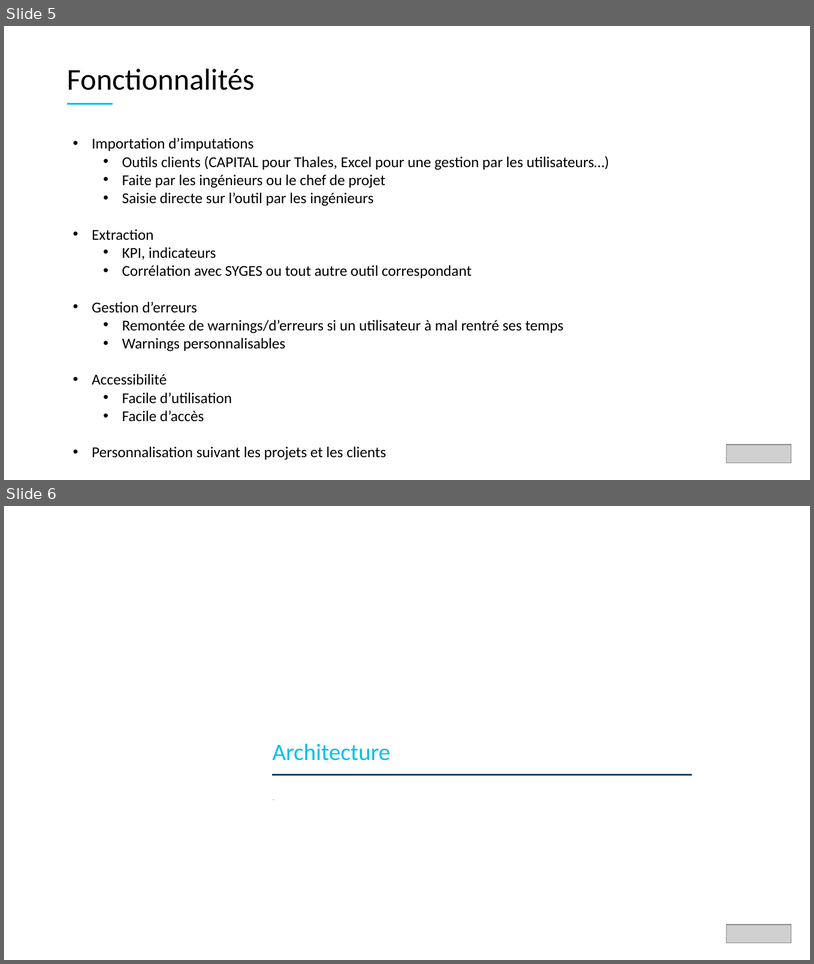
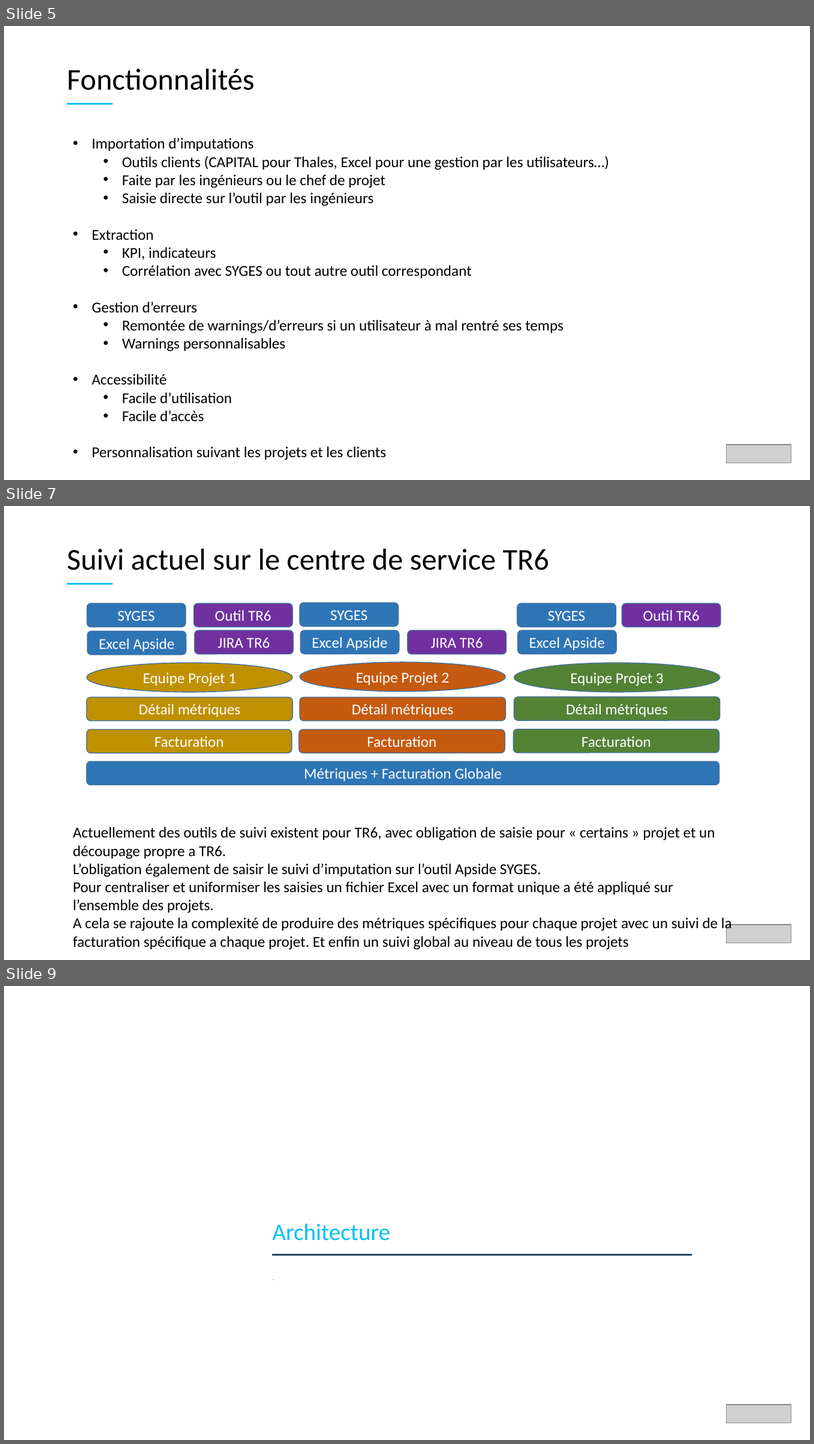
Before and after one commit to ellandar/GISMO, a slide deck: DOC/projetGISMO.pptx. Shown one above the other, each under a label of ours: slides 5 and 6 before the commit, slides 5, 7 and 9 after it; the slides between them are not shown. The pictures are 814x964 and 814x1444 pixels, drawn with LibreOffice and Linux fonts; fonts in the diff are those of the drawing; grey boxes stand for pictures. Boxes give left, top, right and bottom in pixels: in the first picture for what was removed or moved away, otherwise in the second. Text is boxed around its words. In the diff, an @@ line names an element or a change of style, - is before the commit and + after.

```diff
--- a/DOC/projetGISMO.pptx
+++ b/DOC/projetGISMO.pptx
@@ slide 7 added at [4,506,810,960], background #FFFFFF @@
@@ text added at [67,549,549,570], 36 pt, text #000000 @@
+Suivi actuel sur le centre de service TR6
@@ line added from (67, 584) to (113, 584), #00BFF0 2 pt @@
@@ group added at [87,603,721,785]: 17 rounded rectangles, 3 ellipses @@
+SYGES
+Outil TR6
+Excel Apside
+JIRA TR6
+Equipe Projet 1
+Excel Apside
+JIRA TR6
+Equipe Projet 2
+Outil TR6
+Excel Apside
+Equipe Projet 3
+SYGES
+Détail métriques
+Détail métriques
+Détail métriques
+Facturation
+Facturation
+Facturation
+Métriques + Facturation Globale
+SYGES
@@ text added at [73,826,732,949], 18 pt, text #000000 @@
+Actuellement des outils de suivi existent pour TR6, avec obligation de saisie pour « certains » projet et un découpage propre a TR6.
+L’obligation également de saisir le suivi d’imputation sur l’outil Apside SYGES.
+Pour centraliser et uniformiser les saisies un fichier Excel avec un format unique a été appliqué sur l’ensemble des projets.
+A cela se rajoute la complexité de produire des métriques spécifiques pour chaque projet avec un suivi de la facturation spécifique a chaque projet. Et enfin un suivi global au niveau de tous les projets
@@ picture added at [727,924,792,942] @@
@@ what was slide 6 is now slide 9 @@
```
Also in this commit, not shown: 2 other slides added, 9 other files.
